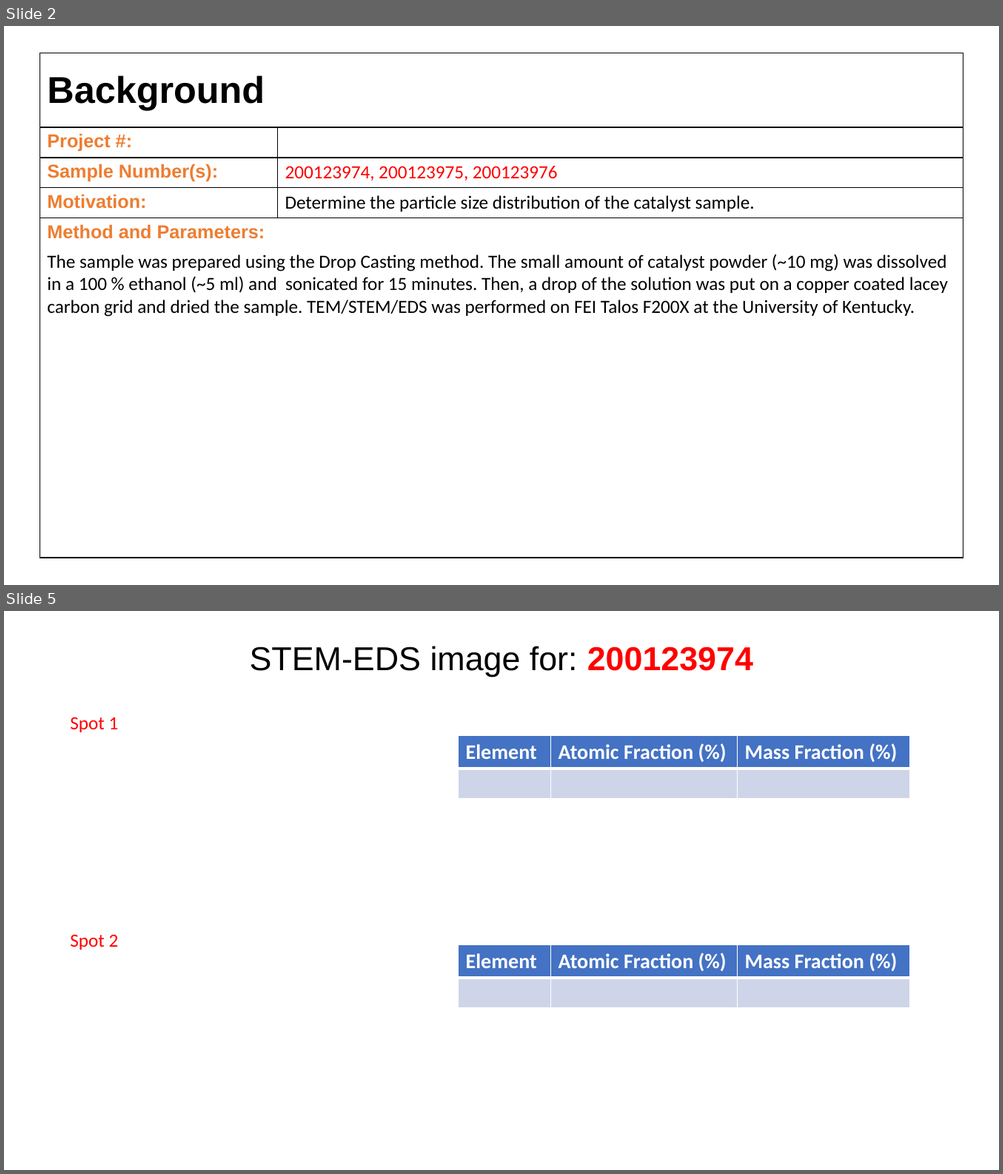
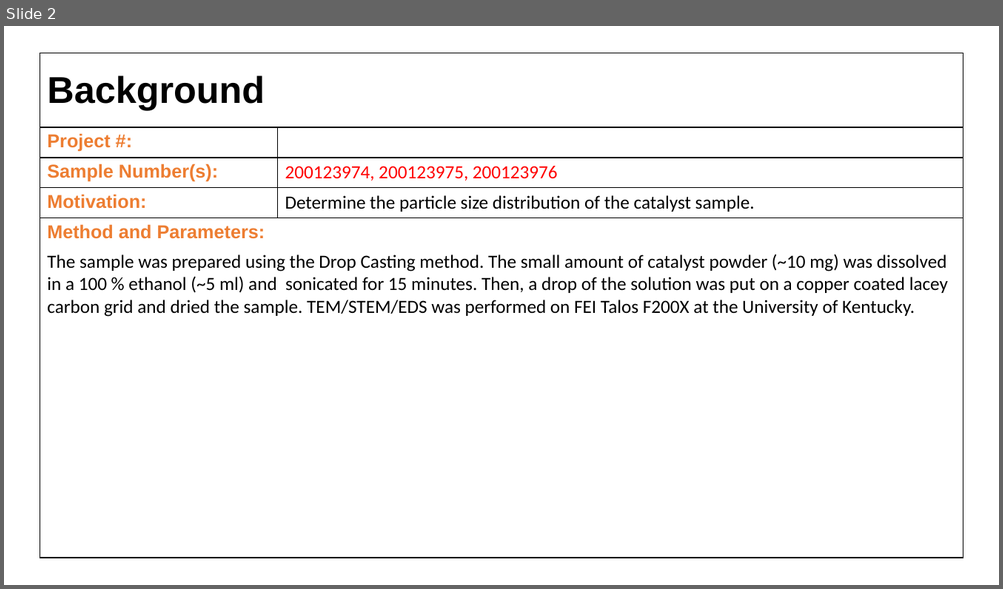
Before and after one commit to cvrl10/mini_project, a slide deck: 100040002/_100040002.pptx. Shown one above the other, each under a label of ours: slides 2 and 5 before the commit, slide 2 after it; the slides between them are not shown. The pictures are 1003x1174 and 1003x589 pixels, drawn with LibreOffice and Linux fonts; fonts in the diff are those of the drawing. Boxes give left, top, right and bottom in pixels: in the first picture for what was removed or moved away, otherwise in the second. Text is boxed around its words. In the diff, an @@ line names an element or a change of style, - is before the commit and + after.

```diff
--- a/100040002/_100040002.pptx
+++ b/100040002/_100040002.pptx
@@ slide 5 removed at box(4, 611, 999, 1170), background #FFFFFF @@
@@ title removed at box(250, 646, 753, 677) @@
-STEM-EDS image for: 200123974
@@ text removed at box(70, 717, 119, 732) @@
-Spot 1
@@ table removed at box(458, 735, 910, 796), 2 rows, 3 columns @@
-Element | Atomic Fraction (%) | Mass Fraction (%)
- |  | 
@@ text removed at box(70, 934, 119, 950) @@
-Spot 2
@@ table removed at box(458, 945, 910, 1005), 2 rows, 3 columns @@
-Element | Atomic Fraction (%) | Mass Fraction (%)
- |  | 
```
Also in this commit, not shown: 7 slides changed, 2 other slides removed, 12 other files.
